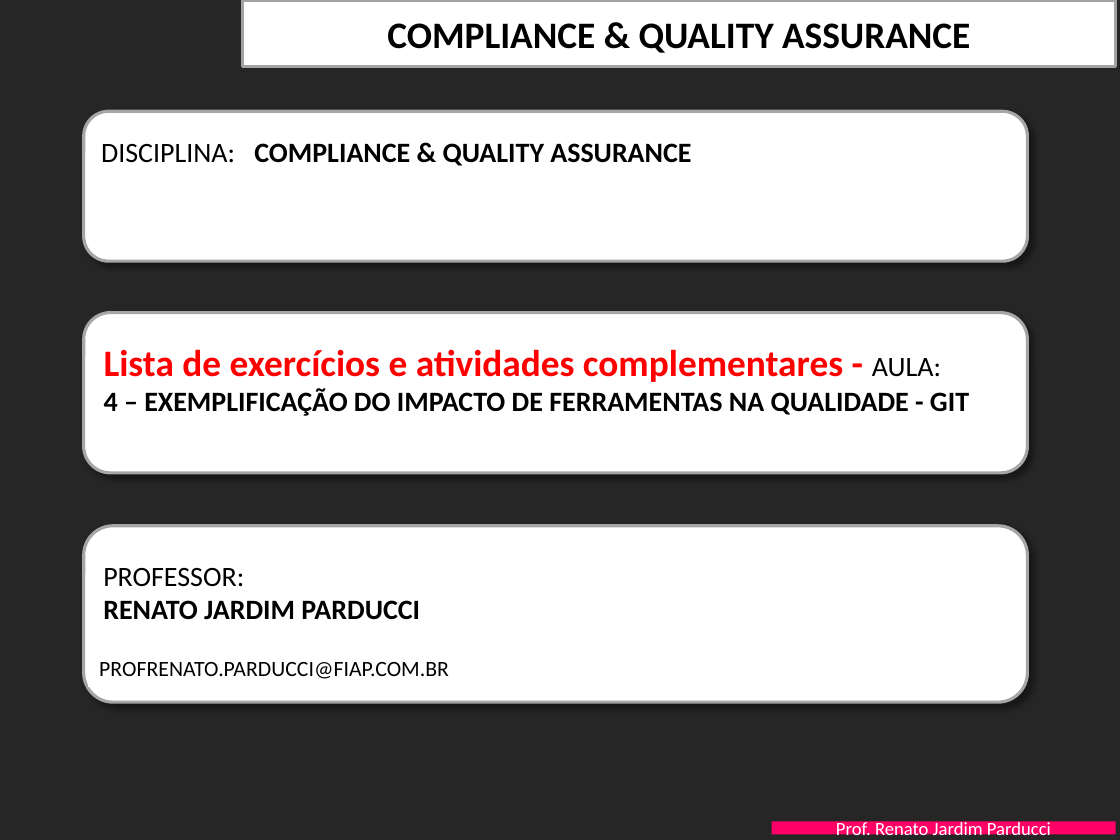
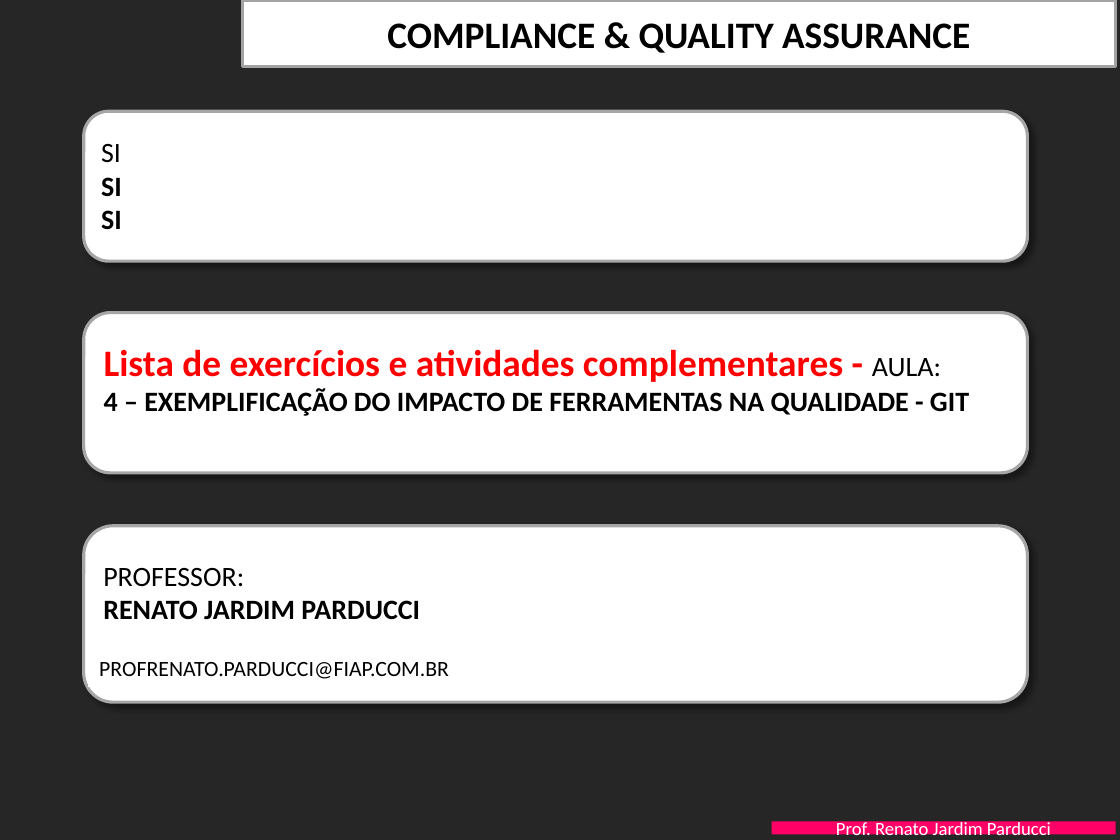
Before and after one commit to deluqui/SI-Estacionamento, a slide deck: slide 1 of Documentacao/FIAP-QualidProjSW-Aula-4-GIT - EXERCICIOS.pptx. Drawn at 1120x840 pixels with LibreOffice and Linux fonts; fonts in the diff are those of the drawing; background and template pictures are left out. Boxes give left, top, right and bottom in pixels: in the first picture for what was removed or moved away, otherwise in the second. Text is boxed around its words. In the diff, an @@ line names an element or a change of style, - is before the commit and + after.

Commit message:
as
as

```diff
--- a/Documentacao/FIAP-QualidProjSW-Aula-4-GIT - EXERCICIOS.pptx
+++ b/Documentacao/FIAP-QualidProjSW-Aula-4-GIT - EXERCICIOS.pptx
@@ text removed at (x1=101, y1=143, x2=691, y2=166) @@
-DISCIPLINA: COMPLIANCE & QUALITY ASSURANCE
@@ text added at (x1=101, y1=144, x2=122, y2=230), 18 pt, text #000000, bold @@
+SI
+SI
+SI
```
